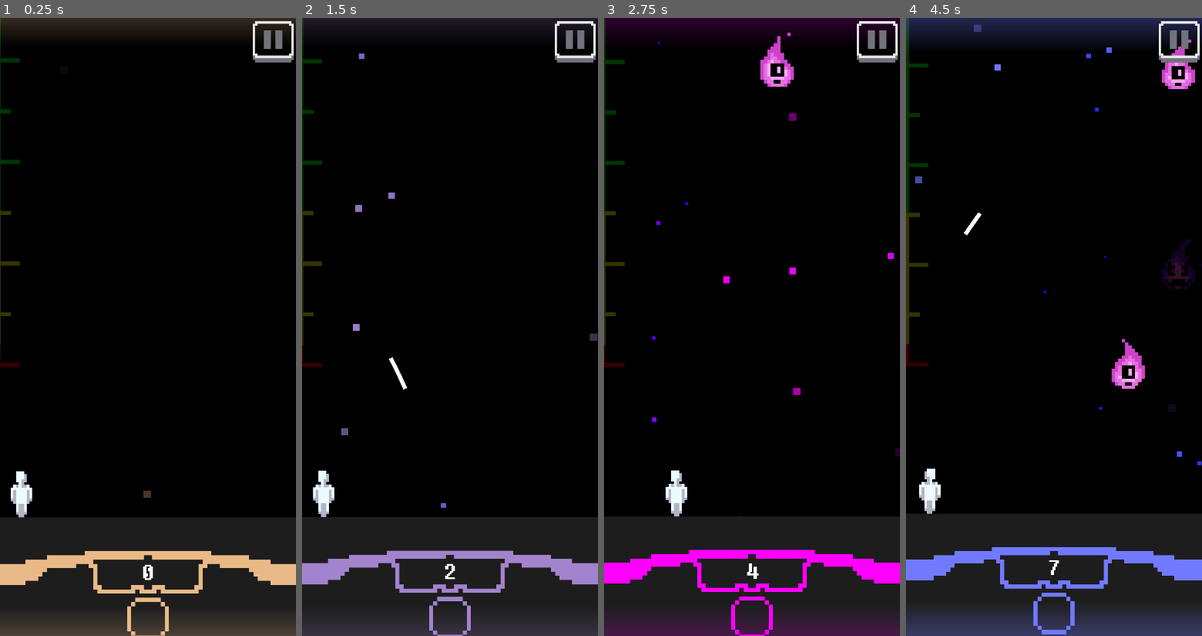
Above: before the commit, frames 1-4 (left to right).
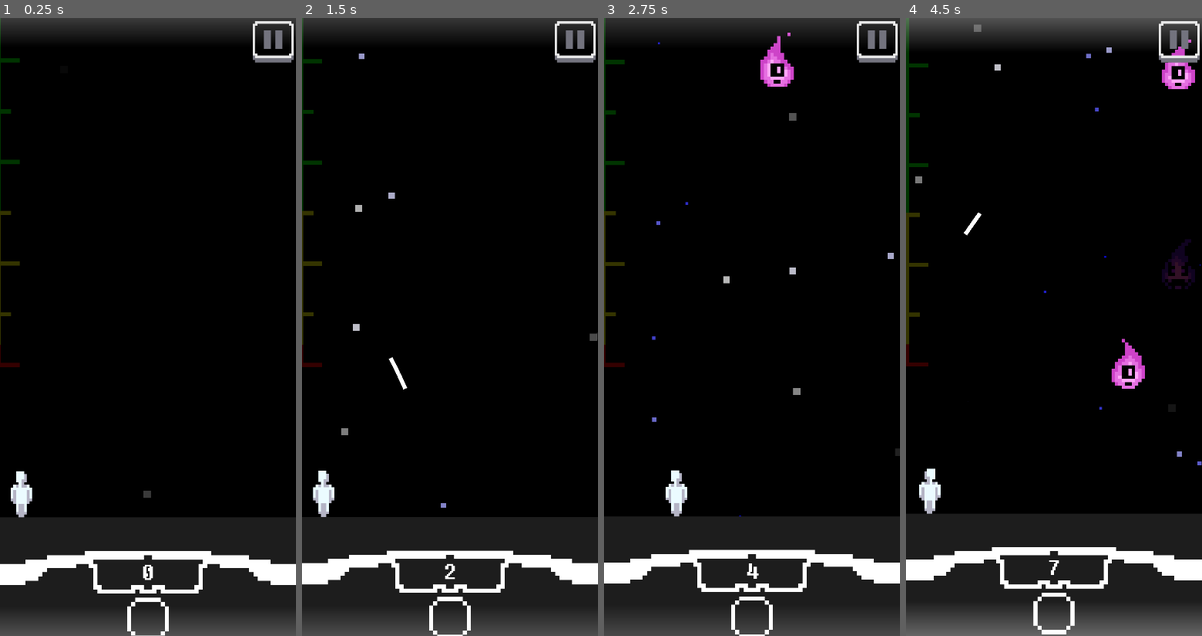
Above: after the commit, the same moments.

Repository: Renomega47/falling_cat_fire
Game: Godot game, scene res://Gameplay/Game.tscn
Same seed, same stepped clock (60 frames per second), same inputs: the game is played once before the commit and once after it. This scene is started directly instead of the project's main scene. Sound files missing from this copy of the repository are replaced by a short silence.
Inputs (mouse positions are in pixels of both pictures, inside the frame that each line leads up to):
- Up to frame 1 (0.25 s): no input
- Up to frame 2 (1.5 s): drag from (450, 327) to (479, 191) at 0.52 s; drag from (390, 357) to (435, 450) at 1.27 s
- Up to frame 3 (2.75 s): move the mouse to (781, 191) at 2.02 s; hold D (right) from 2.03 s (still down); hold Shift (hability) from 2.03 s (still down)
- Up to frame 4 (4.5 s): release D (right) at 2.75 s; release Shift (hability) at 2.75 s; drag from (1039, 450) to (965, 234) at 2.77 s; move the mouse to (1142, 419) at 3.52 s; hold A (left) 3.53-4.25 s; hold Shift (hability) 3.53-4.25 s; tap Space (jump) at 3.77 s; drag from (965, 234) to (1009, 172) at 4.27 s

The runs differ from the first frame. In frame 1, 4.2% of the frame differs, in the area x 0-100%, y 0-100%; in frame 2, 4.2%; in frame 3, 7.9%; in frame 4, 8.0%.

Commit message:
1.1
## [Released]

### Added
- Enemies now explode when the laser is fired instead of simply disappearing.

### Changed
- Enemy death animations now render above the player.
- Increased the time window between the enemy animation start and the moment the player can dodge.
- Minor adjustments to the camera animation during gameplay.
- Improved overall input system responsiveness.

### Fixed
- Fixed an issue where the score bonus system did not work correctly when dodging certain enemy types.
- Fixed a bug in the camera event cooldown system.

Diff:
--- a/Enemys/Commons utilitys/Dead.tscn
+++ b/Enemys/Commons utilitys/Dead.tscn
@@ -194,6 +194,7 @@
 
 [node name="Dead" type="Node2D"]
 visible = false
+z_index = 1
 script = ExtResource("1_q5gkd")
 
 [node name="light" type="Sprite2D" parent="."]
--- a/Enemys/Commons utilitys/object_class.gd
+++ b/Enemys/Commons utilitys/object_class.gd
@@ -19,9 +19,9 @@
 	dead_node.visible_change.connect(change_visibility)
 
 
-func check_dead() -> void:
+func check_dead(forced:bool=false) -> void:
 	if dead_node == null: return
-	if current_cell == 4:
+	if current_cell == 4 or forced:
 		dead_node.play_animation()
 		texture.position.y = 19
 
--- a/Gameplay/Game.tscn
+++ b/Gameplay/Game.tscn
@@ -360,7 +360,7 @@
 tracks/1/interp = 1
 tracks/1/loop_wrap = true
 tracks/1/keys = {
-"times": PackedFloat32Array(0, 1.36),
+"times": PackedFloat32Array(0, 1.556),
 "transitions": PackedFloat32Array(1, 1),
 "update": 0,
 "values": [Color(1, 1, 1, 1), Color(1, 1, 1, 0)]
@@ -372,7 +372,7 @@
 tracks/2/interp = 1
 tracks/2/loop_wrap = true
 tracks/2/keys = {
-"times": PackedFloat32Array(0, 1.36),
+"times": PackedFloat32Array(0, 1.556),
 "transitions": PackedFloat32Array(1, 1),
 "update": 0,
 "values": [Color(1, 1, 1, 1), Color(1, 1, 1, 0)]
@@ -384,7 +384,7 @@
 tracks/3/interp = 1
 tracks/3/loop_wrap = true
 tracks/3/keys = {
-"times": PackedFloat32Array(0),
+"times": PackedFloat32Array(1.556),
 "transitions": PackedFloat32Array(1),
 "values": [{
 "args": [],
--- a/Gameplay/Player/player.gd
+++ b/Gameplay/Player/player.gd
@@ -22,6 +22,14 @@
 	Game.updateFrame.connect(frame_next)
 	frame_next()
 
+var _pending_input:int = 0
+func _get_pending_input(axis:int) -> int:
+	if axis != 0:
+		_pending_input = 0
+		return axis
+	var return_input:int = _pending_input
+	_pending_input = 0
+	return return_input
 func _process(delta: float) -> void:
 	var true_position_X:float = current_cell * size_cell
 	position.x = lerp(position.x, true_position_X, 12*delta)
@@ -31,7 +39,11 @@
 
 	if Game.play == false:return
 	_evaluate_hability()
-	move_cell(get_axis())
+
+	var temp_axis:int = get_axis()
+	if move_cooldawn <= 0 and temp_axis != 0:
+		move_cell(_get_pending_input(temp_axis))
+	else: _pending_input = temp_axis
 	move_cooldawn-=delta
 	cooldawn_update_previous_cell-=delta
 	if cooldawn_update_previous_cell <= 0:
@@ -78,11 +90,8 @@
 var move_cooldawn:float = 0
 var move_cooldawn_max:float = 0.2
 
+
 func move_cell(axis:int) -> void:
-	if not move_cooldawn <= 0: return
-
-
-
 	var cell_temp:int = current_cell
 	current_cell += axis
 
--- a/Gameplay/game.gd
+++ b/Gameplay/game.gd
@@ -5,8 +5,6 @@
 signal finalFrame
 var cooldawn:float
 var cooldawn_max:float = 0.4
-
-var frame_number:int = 40
 
 var play:bool = false
 
@@ -53,7 +51,6 @@
 		cooldawn = cooldawn_max
 		updateFrame.emit()
 		finalFrame.emit()
-		frame_number += 1
 	cooldawn -= delta
 
 #endregion
@@ -81,7 +78,16 @@
 
 func get_bonus() -> bool:
 	for enemy in spawn_enemy.get_children():
-		if $Player.previous_cell == enemy.get_cell_x() and enemy.current_cell == 3:
+		if not $Player.previous_cell == enemy.get_cell_x(): continue
+
+		if enemy.name_key == "speed fire":
+			if enemy.current_cell == 2: return true
+			else:continue
+		elif enemy.name_key == "slow fire":
+			if enemy.cooldawn == 0 and enemy.current_cell == 3: return true
+			else:continue
+
+		if enemy.current_cell == 3:
 			return true
 	return false
 #endregion
@@ -198,6 +204,7 @@
 
 
 func _dead() -> void:
+	await get_tree().create_timer(0.09).timeout
 	if check_defeat() == true:
 		save_puntuation()
 		check_achievements()
--- a/Gameplay/spawn_enemys.gd
+++ b/Gameplay/spawn_enemys.gd
@@ -34,7 +34,7 @@
 
 const Minimum_interval_between_events:int = 10
 func event_times_revision()-> void:
-	var cooldawn_camera_event:int = 100 - ($"..".frame_number % 100)
+	var cooldawn_camera_event:int = event_camare_cooldawn
 	var cooldawn_laser_event:int = laser_frame_cooldawn
 
 	if abs(cooldawn_camera_event - cooldawn_laser_event) < Minimum_interval_between_events:
@@ -43,7 +43,13 @@
 func clear_enemys(except:int=-1) -> void:
 	for children in get_children():
 		if children.get_cell_x() == except: continue
-		children.queue_free()
+		if not children.has_method("check_dead"):
+			children.queue_free()
+			continue
+		if children.dead_node == null:
+			children.queue_free()
+			continue
+		children.check_dead(true)
 
 
 
@@ -73,14 +79,19 @@
 var _camera_event_active:bool = false
 func get_camera_event_state() -> bool:
 	return _camera_event_active
+
+
+var event_camare_cooldawn:int = randi_range(100, 120)
 func camera_event() -> void:
-	if $"..".frame_number % 100 == 0:
+	event_camare_cooldawn -= 1
+	if event_camare_cooldawn == 0:
 		$"../Camera2D/AnimationPlayer".play("camera_event_start")
 		_camera_event_active = true
 		laser_frame_cooldawn += 25
-	elif $"..".frame_number % 125 == 0:
+	elif event_camare_cooldawn <= -35:
 		$"../Camera2D/AnimationPlayer".play("camera_event_end")
 		_camera_event_active = false
+		event_camare_cooldawn = randi_range(120, 180)
 	else: return
 	clear_enemys()
 
@@ -112,7 +123,6 @@
 
 var enemies_weights:Array[int] =[1000,500,225,550,550,175,    20,30,30    ,100, 100, 15, 5, 5, 1]
 
-
 func get_random_enemy_key() -> int: #weights sistem
 
 	assert(enemies.size() == enemies_weights.size())
Not shown, added: changelog.txt
